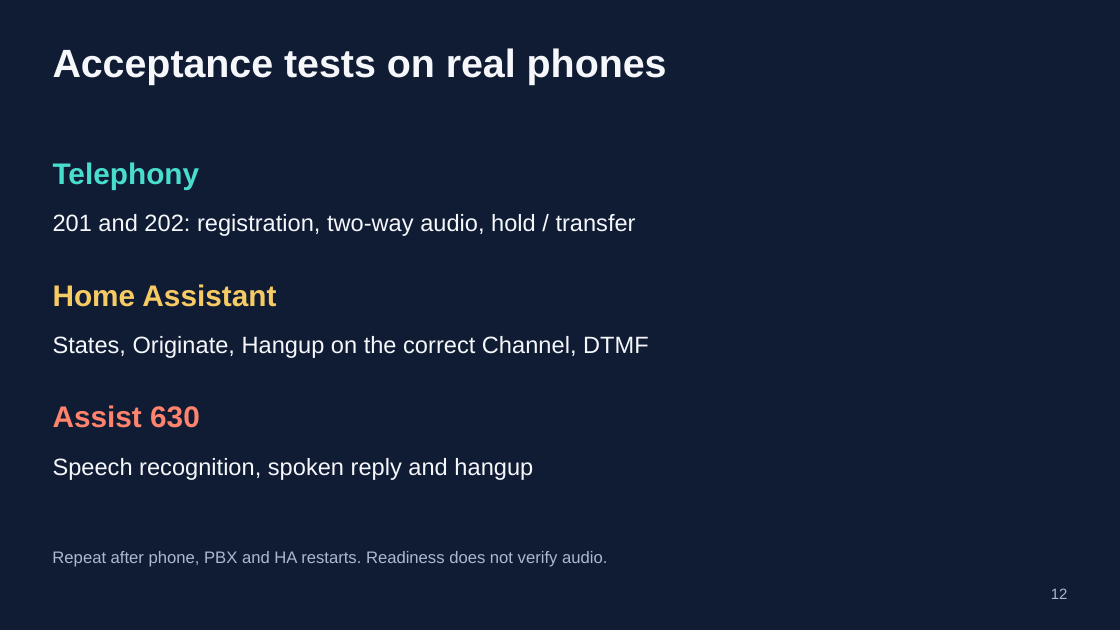
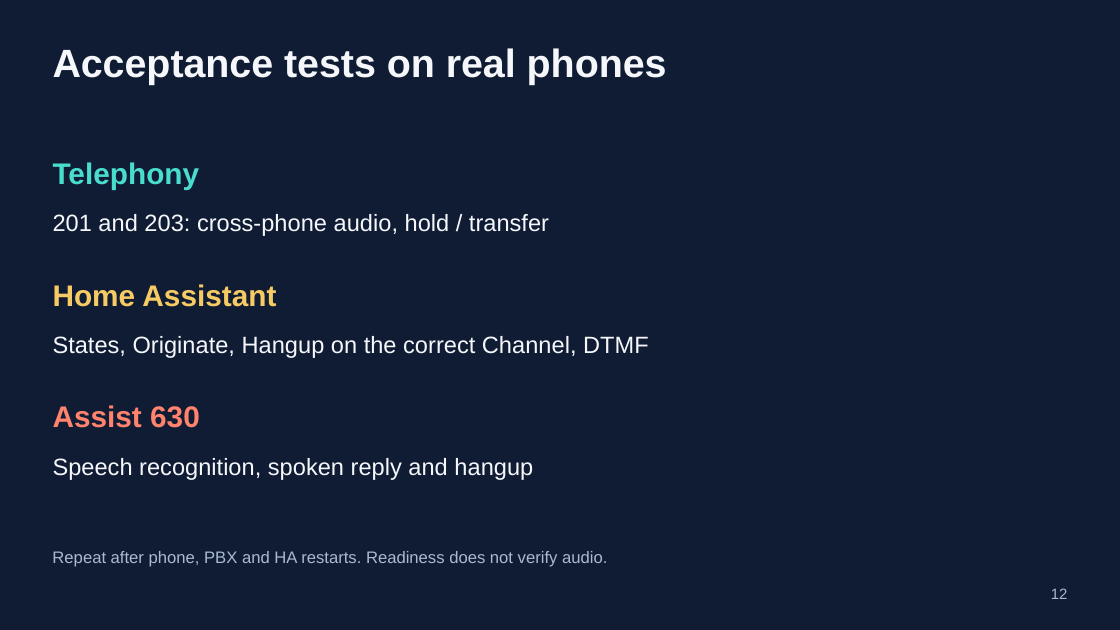
Before and after one commit to 4alvit/cisco-home-telephony, a slide deck: slide 12 of docs/slides/cisco-home-telephony.pptx. Drawn at 1120x630 pixels with LibreOffice and Linux fonts; fonts in the diff are those of the drawing. Boxes give left, top, right and bottom in pixels: in the first picture for what was removed or moved away, otherwise in the second. Text is boxed around its words. In the diff, an @@ line names an element or a change of style, - is before the commit and + after.

Commit message:
Add controlled external SIP access and English phone guides

```diff
--- a/docs/slides/cisco-home-telephony.pptx
+++ b/docs/slides/cisco-home-telephony.pptx
@@ text at [53,214,549,236]: text changed @@
-201 and 202: registration, two-way audio, hold / transfer
+201 and 203: cross-phone audio, hold / transfer
```
Also in this commit, not shown: 2 other slides changed, 4 slides added, 24 other files.
